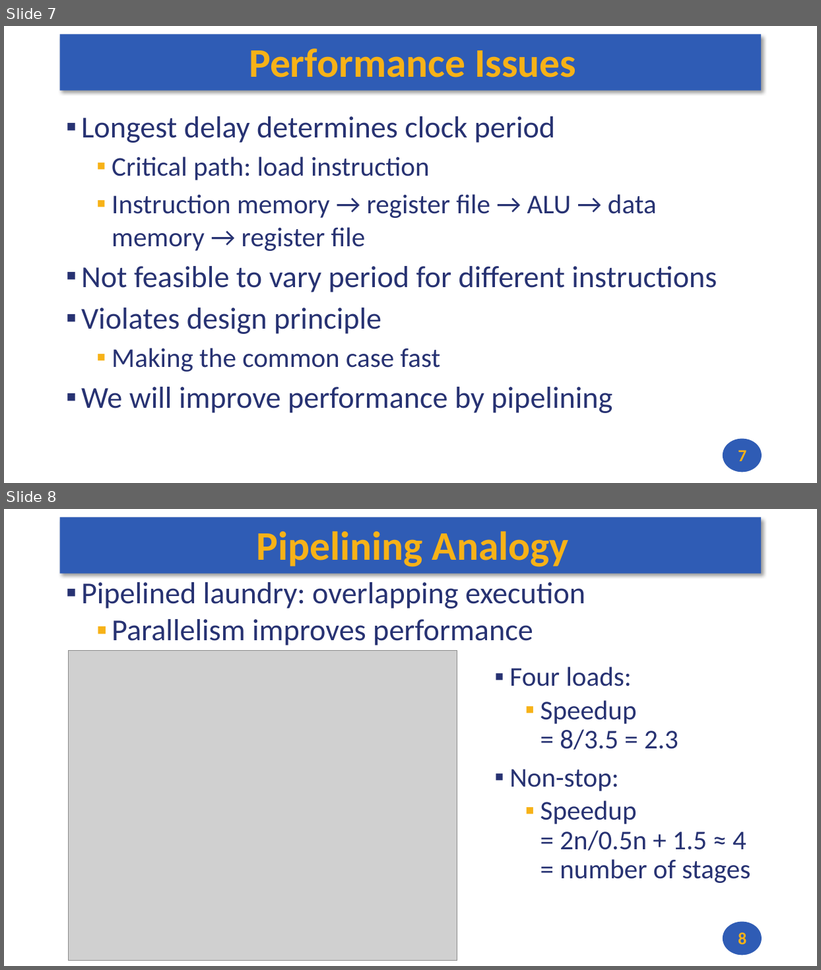
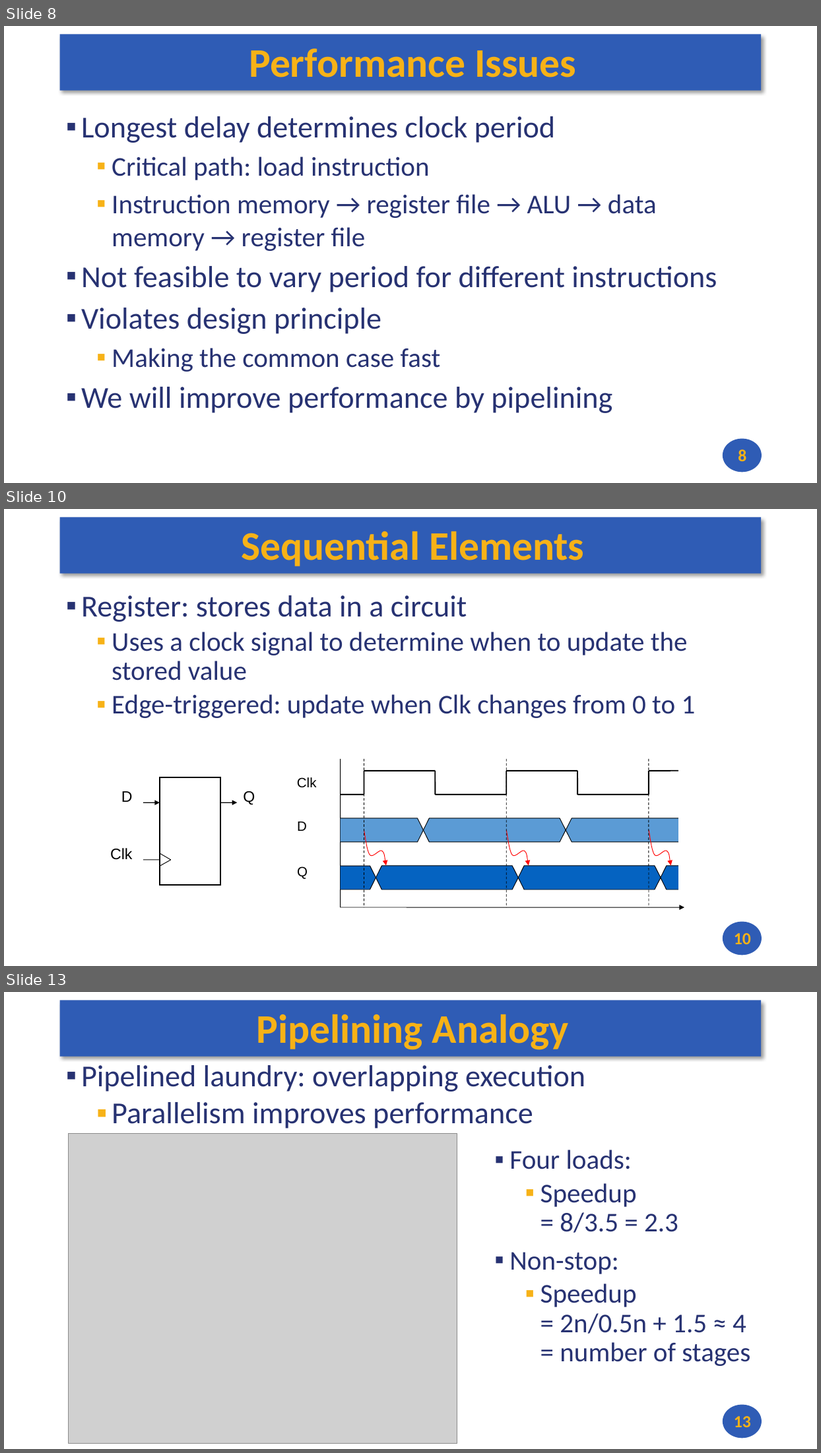
Before and after one commit to andrewt0301/hse-acos-course, a slide deck: docs/part1ca/09_Pipeline/CA_Lecture_09.pptx. Shown one above the other, each under a label of ours: slides 7 and 8 before the commit, slides 8, 10 and 13 after it; the slides between them are not shown. The pictures are 821x970 and 821x1453 pixels, drawn with LibreOffice and Linux fonts; fonts in the diff are those of the drawing; grey boxes stand for pictures. Boxes give left, top, right and bottom in pixels: in the first picture for what was removed or moved away, otherwise in the second. Text is boxed around its words. In the diff, an @@ line names an element or a change of style, - is before the commit and + after.

```diff
--- a/docs/part1ca/09_Pipeline/CA_Lecture_09.pptx
+++ b/docs/part1ca/09_Pipeline/CA_Lecture_09.pptx
@@ slide 10 added at bbox=[4, 509, 817, 966], background #FFFFFF; not listed: 2 template elements that a slide beside it also shows @@
@@ title added at bbox=[241, 531, 584, 566], 48 pt, text #F7B217, bold @@
+Sequential Elements
@@ text added at bbox=[81, 595, 696, 718], 32 pt, text #273272 @@
+▪ Register: stores data in a circuit
+  ▪ Uses a clock signal to determine when to update the stored value
+  ▪ Edge-triggered: update when Clk changes from 0 to 1
@@ group added at bbox=[297, 759, 684, 908]: 15 lines, 10 freeform shapes, 3 texts, 1 arrow @@
+Clk
+D
+Q
@@ group added at bbox=[110, 778, 255, 885]: 3 lines, 3 texts, 2 arrows, 1 rectangle @@
+D
+Clk
+Q
@@ page number added at bbox=[734, 933, 751, 945], 20 pt, text #F7B217, bold @@
+10
@@ what was slide 7 is now slide 8 @@
@@ page number at bbox=[738, 450, 746, 462]: text changed @@
-7
+8
@@ what was slide 8 is now slide 13 @@
@@ page number at bbox=[734, 1416, 751, 1428]: text changed @@
-8
+13
```
Also in this commit, not shown: 4 other slides added, 1 other file.
